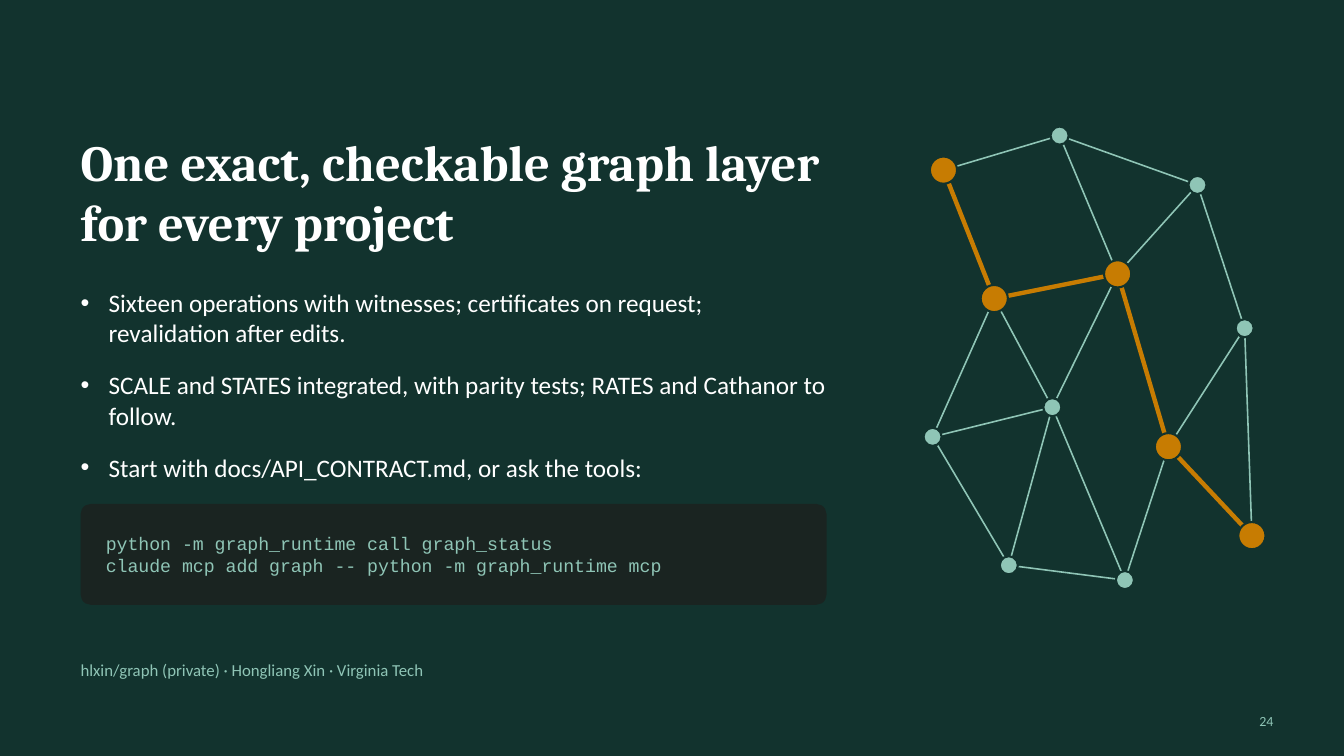
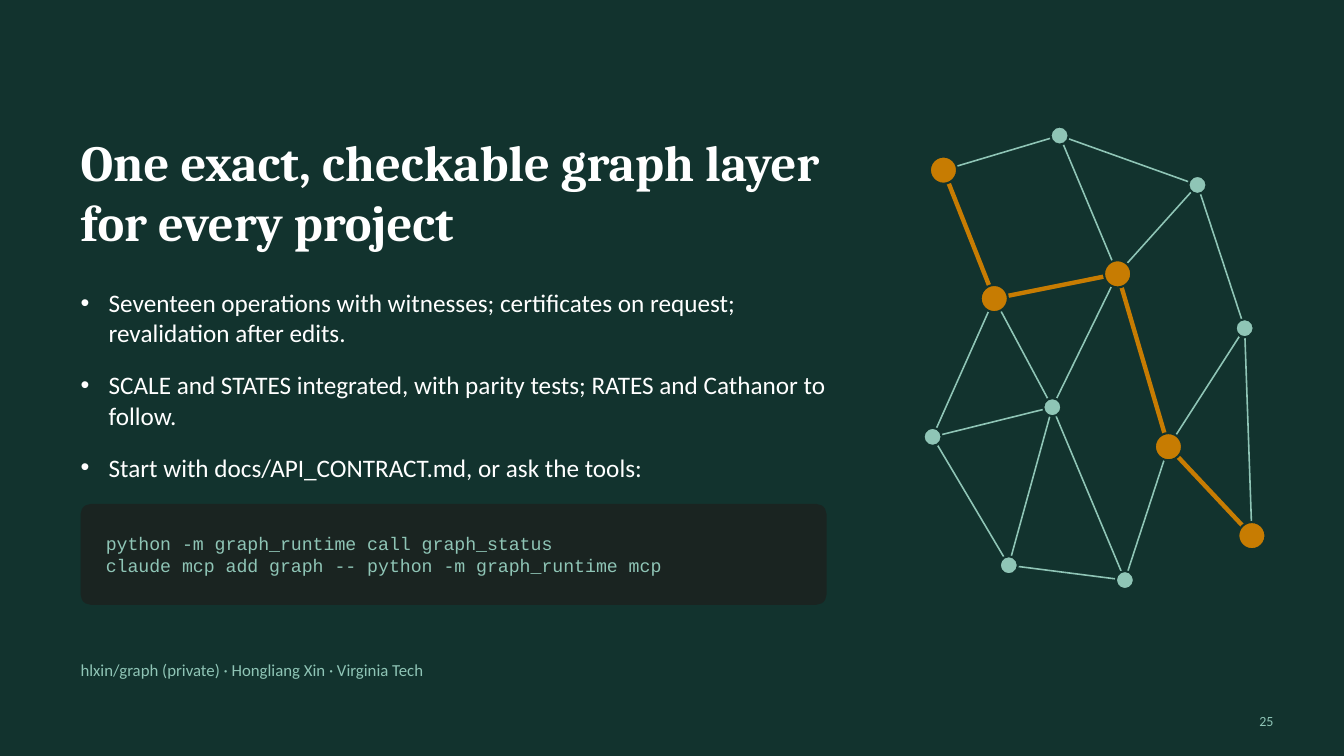
Before and after one commit to hlxin/graph, a slide deck: slide 25 of docs/GRAPH_slides.pptx (slide 24 before the commit). Drawn at 1344x756 pixels with LibreOffice and Linux fonts; fonts in the diff are those of the drawing. Boxes give left, top, right and bottom in pixels: in the first picture for what was removed or moved away, otherwise in the second. Text is boxed around its words. In the diff, an @@ line names an element or a change of style, - is before the commit and + after.

```diff
--- a/docs/GRAPH_slides.pptx
+++ b/docs/GRAPH_slides.pptx
@@ text at <box>109,294,735,342</box>: text changed @@
-• Sixteen operations with witnesses; certificates on request; revalidation after edits.
+• Seventeen operations with witnesses; certificates on request; revalidation after edits.
@@ page number at <box>1259,717,1273,726</box>: text changed @@
-24
+25
```
Also in this commit, not shown: 9 other slides changed, 1 slide added, 3 other files.
